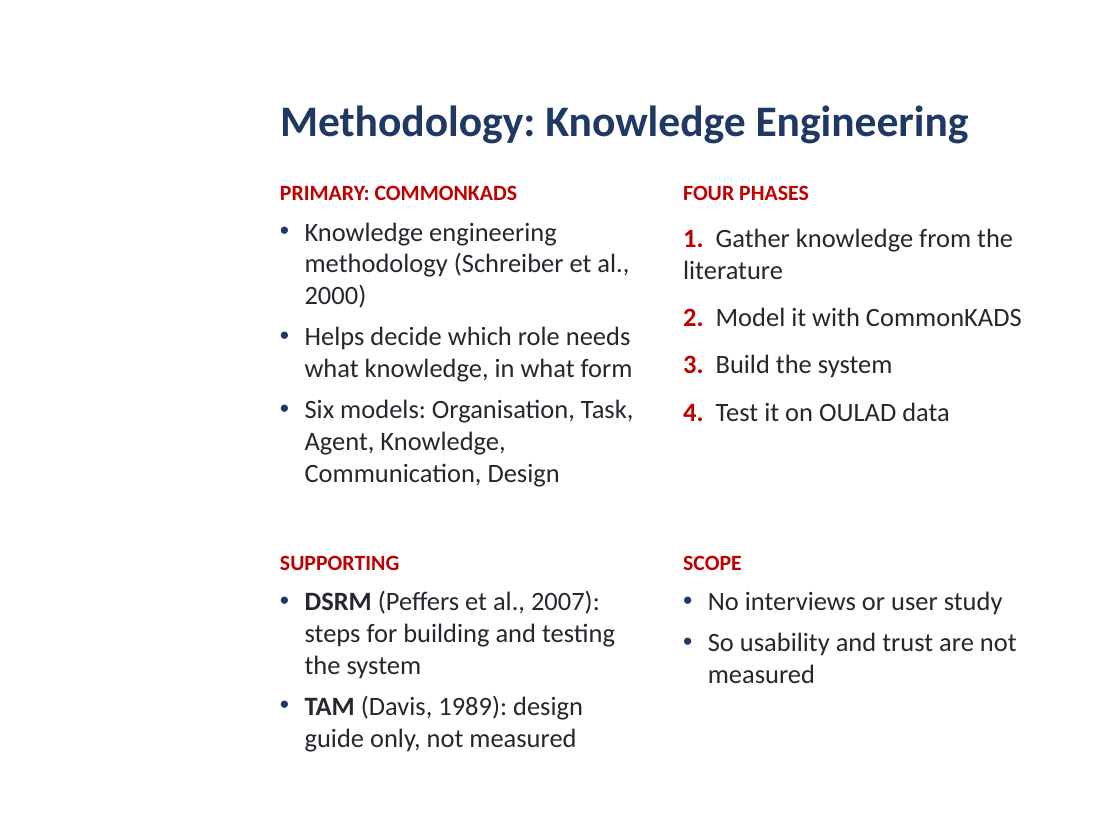
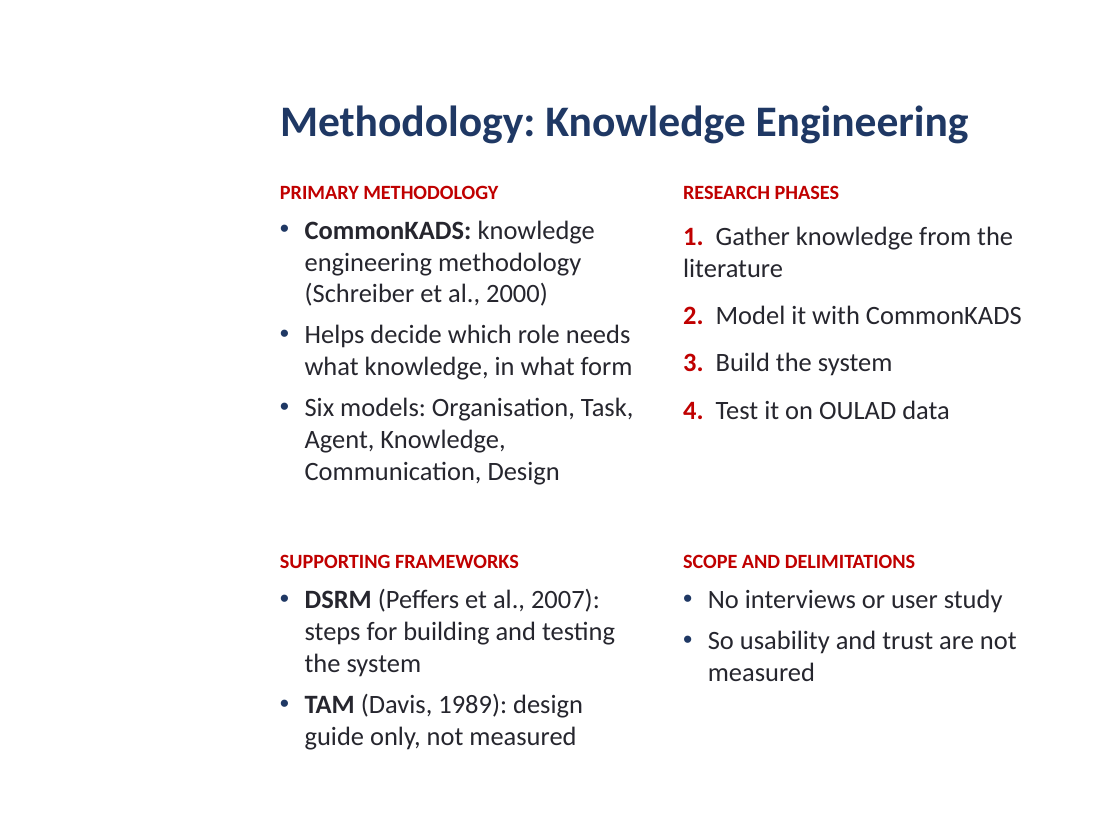
Before and after one commit to daniel-larry/python-run-result, a slide deck: slide 5 of Internal_Defense_Presentation.pptx. Drawn at 1120x840 pixels with LibreOffice and Linux fonts; fonts in the diff are those of the drawing; background and template pictures are left out. Boxes give left, top, right and bottom in pixels: in the first picture for what was removed or moved away, otherwise in the second. Text is boxed around its words. In the diff, an @@ line names an element or a change of style, - is before the commit and + after.

```diff
--- a/Internal_Defense_Presentation.pptx
+++ b/Internal_Defense_Presentation.pptx
@@ text at <box>280,185,595,306</box>: text changed @@
-PRIMARY: COMMONKADS
-• Knowledge engineering methodology (Schreiber et al., 2000)
+PRIMARY METHODOLOGY
+• CommonKADS: knowledge engineering methodology (Schreiber et al., 2000)
@@ text at <box>683,185,839,199</box>: text changed; size 14 to 13 pt @@
-FOUR PHASES
+RESEARCH PHASES
@@ text at <box>280,554,519,568</box>: text changed; size 14 to 13 pt @@
-SUPPORTING
+SUPPORTING FRAMEWORKS
@@ text at <box>683,554,915,568</box>: text changed; size 14 to 13 pt @@
-SCOPE
+SCOPE AND DELIMITATIONS
```
Also in this commit, not shown: 9 other slides changed.
